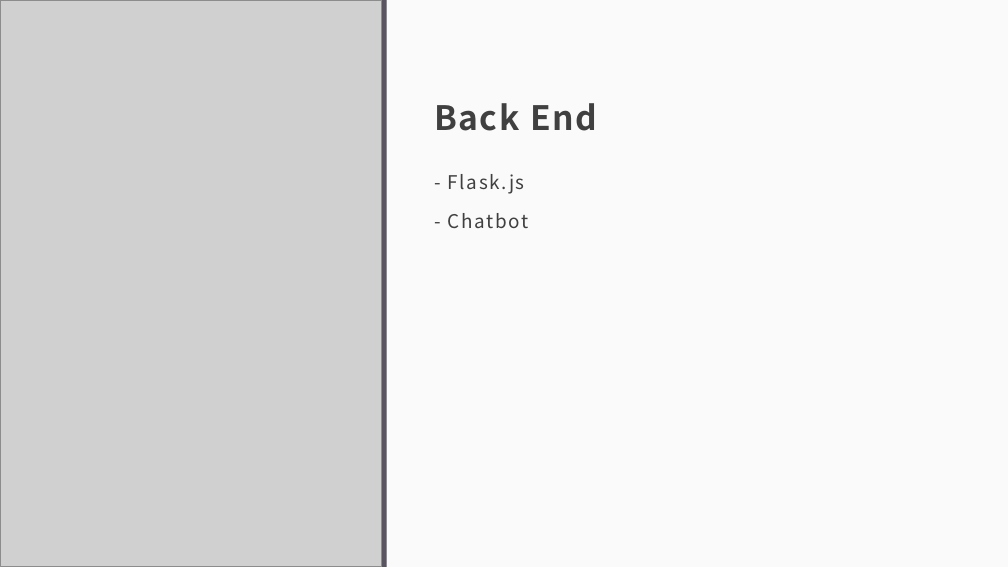
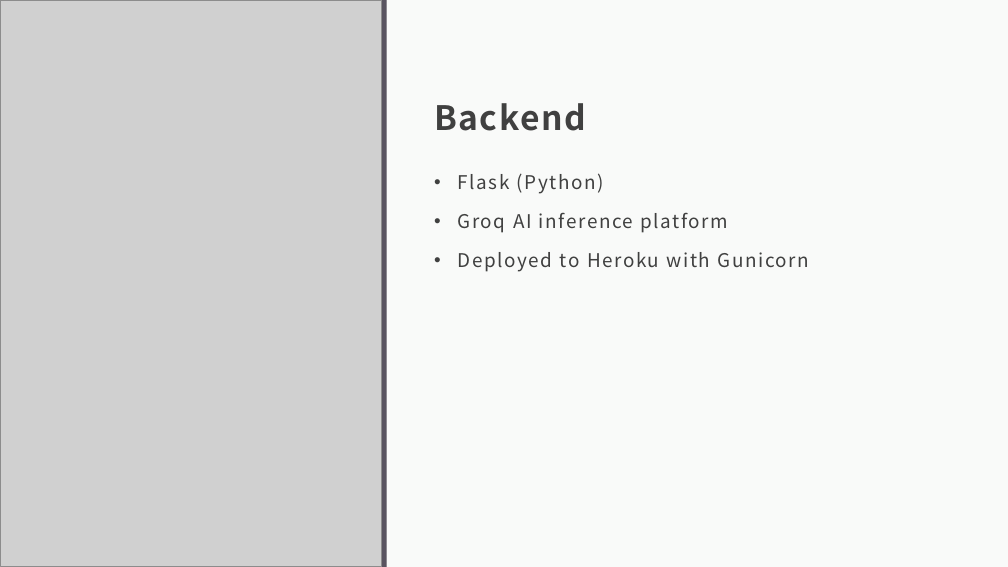
Before and after one commit to davooos/CSCI331-Final-Site, a slide deck: slide 4 of WebDev_Presentation.pptx. Drawn at 1008x567 pixels with LibreOffice and Linux fonts; fonts in the diff are those of the drawing; grey boxes stand for pictures. Boxes give left, top, right and bottom in pixels: in the first picture for what was removed or moved away, otherwise in the second. Text is boxed around its words. In the diff, an @@ line names an element or a change of style, - is before the commit and + after.

```diff
--- a/WebDev_Presentation.pptx
+++ b/WebDev_Presentation.pptx
@@ title at (434, 103, 586, 131): text changed @@
-Back End
+Backend
@@ text at (458, 173, 810, 272): text changed @@
-- Flask.js
-- Chatbot
+• Flask (Python)
+• Groq AI inference platform
+• Deployed to Heroku with Gunicorn
```
Also in this commit, not shown: 2 other slides changed, 1 slide added, 1 slide removed, 1 other file.
